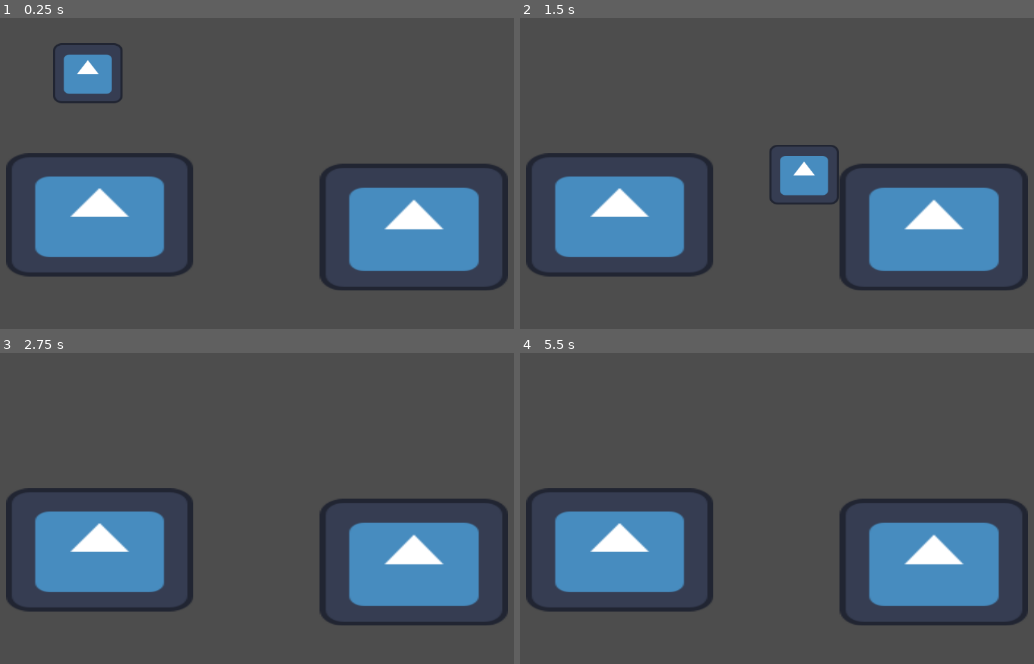
Above: before the commit, frames 1-4 (two rows, left to right).
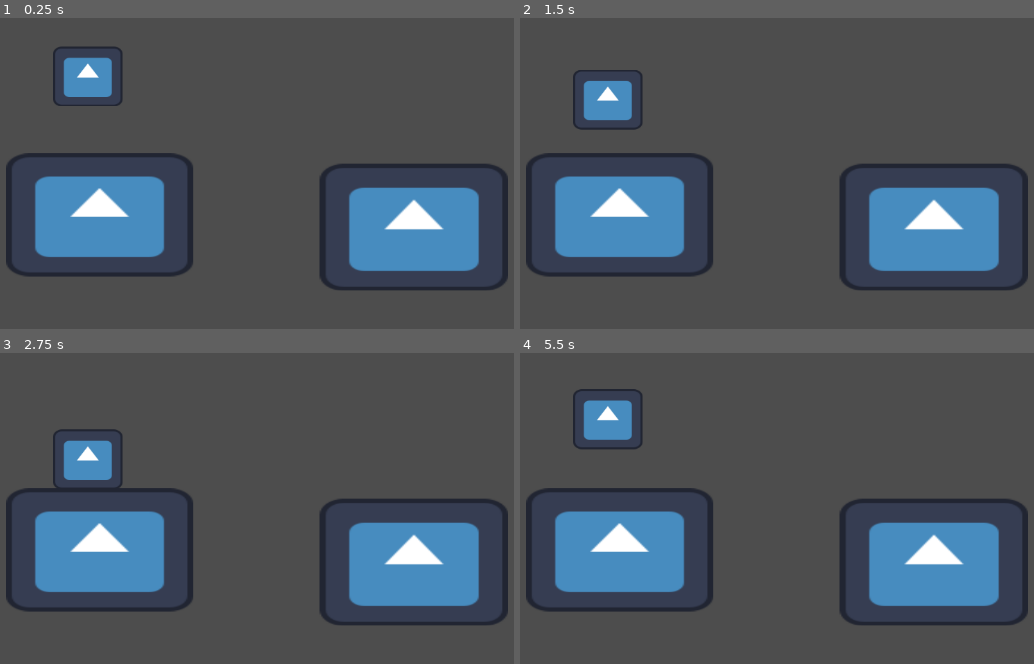
Above: after the commit, the same moments.

Repository: TalesMarc/AngelaCultoRepository
Game: Godot game, scene res://node_2d.tscn
Two runs of this game, one before a commit and one after it. Both use one fixed random seed, a clock stepped at 60 frames per second and the inputs below. The engine's default icon, where the game draws it, is replaced by a stand-in: a white triangle on a blue panel in a dark square.
Inputs:
- Up to frame 1 (0.25 s): no input
- Up to frame 2 (1.5 s): tap Enter (ui_accept) at 0.5, 0.6 s; hold Right (ui_right) from 0.53 s (still down); tap Space (jump, bound only after the commit) at 0.77, 0.8, 1.07, 1.35 s
- Up to frame 3 (2.75 s): tap Space (jump, bound only after the commit) at 1.52, 1.82, 2.3 s; tap Enter (ui_accept) at 1.55, 2.1 s; release Right (ui_right) at 2.03 s; hold Left (ui_left) from 2.03 s (still down)
- Up to frame 4 (5.5 s): release Left (ui_left) at 2.78 s; hold Right (ui_right) 2.78-4.28 s; tap Enter (ui_accept) at 2.85, 4.35, 5.1 s; tap Space (jump, bound only after the commit) at 3.02, 3.32, 3.6, 3.77, 4.07, 4.52, 4.82, 5.3 s; hold Left (ui_left) 4.28-5.03 s; hold Right (ui_right) from 5.03 s (still down)

The runs differ from the first frame. In frame 1, 0.7% of the frame differs, in the area x 10-24%, y 8-29%; in frame 2, 3.1%, in the area x 10-63%, y 16-60%; in frame 3, 1.5%; in frame 4, 1.6%.

Commit message:
Atualização manual - 2025-05-14 20:31:47

Diff:
--- a/character_body_2d_2.gd
+++ b/character_body_2d_2.gd
@@ -1,25 +1,24 @@
 extends CharacterBody2D
-
 
 const SPEED = 300.0
 const JUMP_VELOCITY = -400.0
 
+func _physics_process(delta: float) -> void:
+	# Aplica gravidade
+	if not is_on_floor():
+		velocity.y += 1000 * delta  # Ajuste fixo para gravidade
 
-func _physics_process(delta: float) -> void:
-	# Add the gravity.
-	if not is_on_floor():
-		velocity += get_gravity() * delta
-
-	# Handle jump.
-	if Input.is_action_just_pressed("ui_accept") and is_on_floor():
+	# Pular com Espaço
+	if Input.is_action_just_pressed("jump") and is_on_floor():
 		velocity.y = JUMP_VELOCITY
 
-	# Get the input direction and handle the movement/deceleration.
-	# As good practice, you should replace UI actions with custom gameplay actions.
-	var direction := Input.get_axis("ui_left", "ui_right")
-	if direction:
-		velocity.x = direction * SPEED
-	else:
-		velocity.x = move_toward(velocity.x, 0, SPEED)
+	# Movimento horizontal com A e D
+	var direction := 0
+	if Input.is_action_pressed("move_left"):
+		direction -= 1
+	if Input.is_action_pressed("move_right"):
+		direction += 1
+
+	velocity.x = direction * SPEED
 
 	move_and_slide()
--- a/project.godot
+++ b/project.godot
@@ -15,6 +15,24 @@
 config/features=PackedStringArray("4.4", "GL Compatibility")
 config/icon="res://icon.svg"
 
+[input]
+
+move_left={
+"deadzone": 0.2,
+"events": [Object(InputEventKey,"resource_local_to_scene":false,"resource_name":"","device":-1,"window_id":0,"alt_pressed":false,"shift_pressed":false,"ctrl_pressed":false,"meta_pressed":false,"pressed":false,"keycode":0,"physical_keycode":65,"key_label":0,"unicode":97,"location":0,"echo":false,"script":null)
+]
+}
+move_right={
+"deadzone": 0.2,
+"events": [Object(InputEventKey,"resource_local_to_scene":false,"resource_name":"","device":-1,"window_id":0,"alt_pressed":false,"shift_pressed":false,"ctrl_pressed":false,"meta_pressed":false,"pressed":false,"keycode":0,"physical_keycode":68,"key_label":0,"unicode":100,"location":0,"echo":false,"script":null)
+]
+}
+jump={
+"deadzone": 0.2,
+"events": [Object(InputEventKey,"resource_local_to_scene":false,"resource_name":"","device":-1,"window_id":0,"alt_pressed":false,"shift_pressed":false,"ctrl_pressed":false,"meta_pressed":false,"pressed":false,"keycode":0,"physical_keycode":32,"key_label":0,"unicode":32,"location":0,"echo":false,"script":null)
+]
+}
+
 [rendering]
 
 renderer/rendering_method="gl_compatibility"
